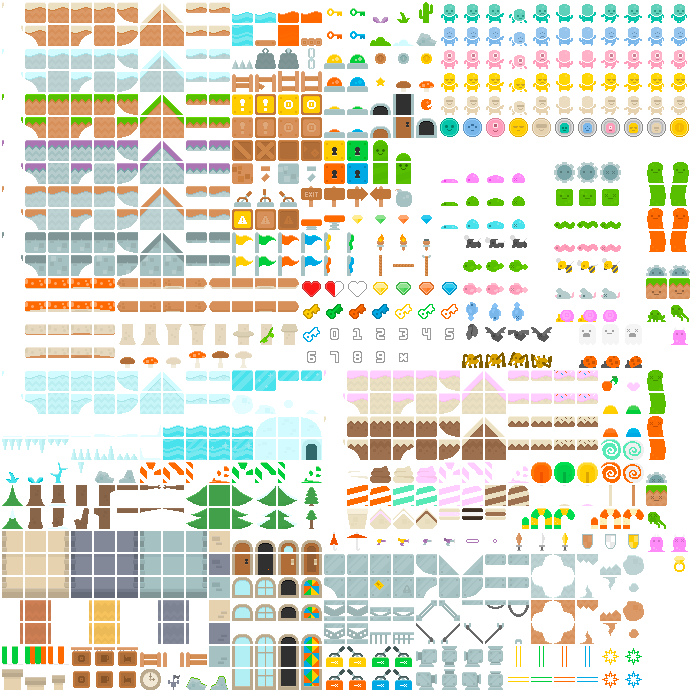
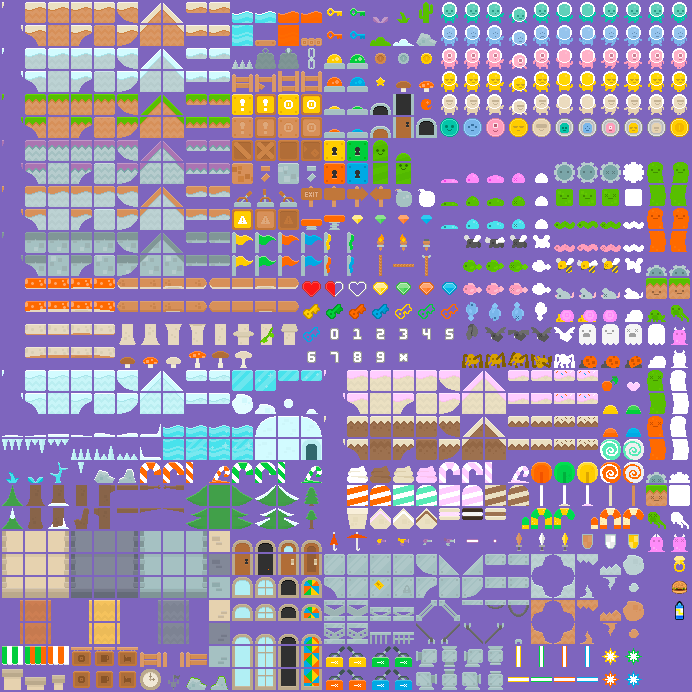
Before/after of a 692 x 692 layered artwork. What changed in the layer stack:
added layer "boomsportz1" above "burger" over [675, 601, 684, 620]
added layer "burger" above "Слой 0" over [672, 581, 687, 594]
moved "Слой 0" above "Golden Ring" over [2, 2, 690, 690]
showed "Слой 1" over [0, 0, 692, 692]
